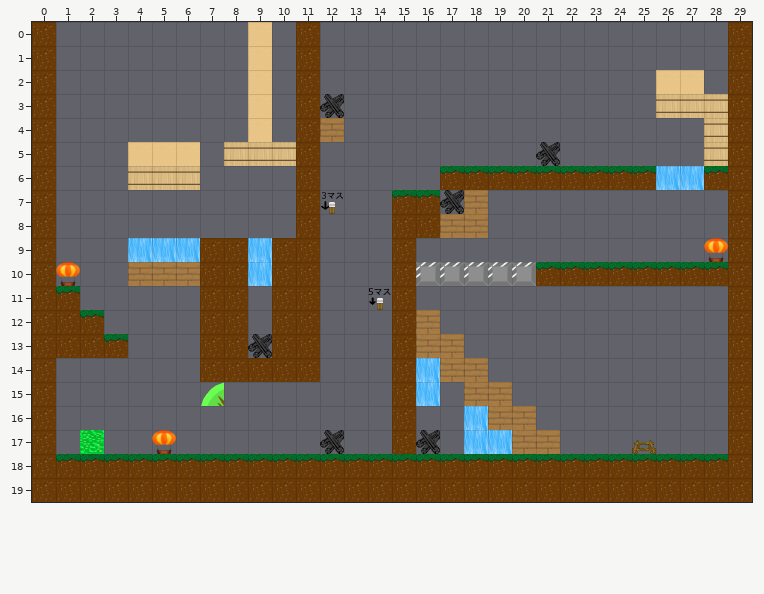
Two versions of a level (Tiled map, StageDesign/Ochiai/1－6.tmx). Above: the version before the commit.
Cells are 64x64 px. Shown: x 0..29, y 0..19.
After:
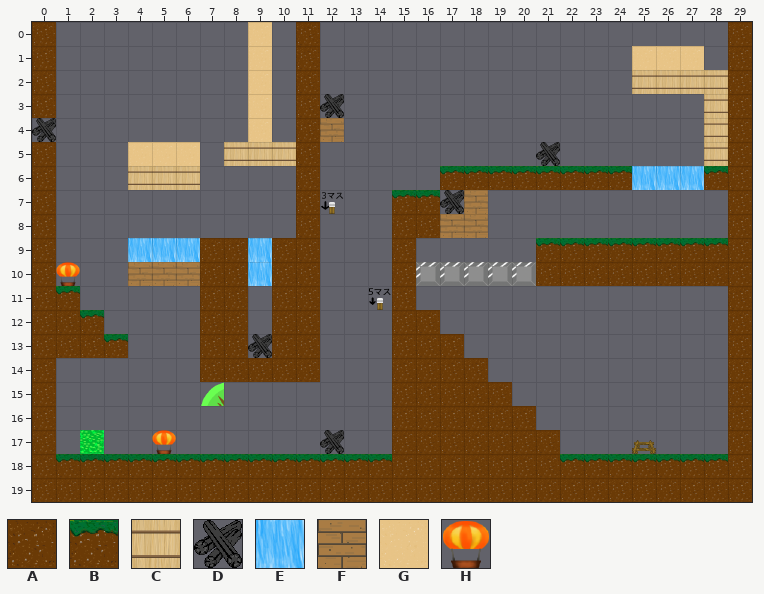
Key: from "TileMapSource": A 1, B 2, C 6, D 7, E 10, F 11, G 13, H 14.
_ is an empty cell.
Change:
{"where": "layer \"タイル・レイヤー1\""}
{"y":1,"x":25,"old":"___","new":"GGG"}
{"y":2,"x":25,"old":"_GG_","new":"CCCC"}
{"y":3,"x":26,"old":"CC","new":"__"}
{"y":4,"x":0,"old":"A","new":"D"}
{"y":6,"x":25,"old":"B","new":"E"}
{"y":9,"x":21,"old":"_______H","new":"BBBBBBBB"}
{"y":10,"x":21,"old":"BBBBBBBB","new":"AAAAAAAA"}
{"y":12,"x":16,"old":"F","new":"A"}
{"y":13,"x":16,"old":"FF","new":"AA"}
{"y":14,"x":16,"old":"EFF","new":"AAA"}
{"y":15,"x":16,"old":"E_FF","new":"AAAA"}
{"y":16,"x":16,"old":"__EFF","new":"AAAAA"}
{"y":17,"x":16,"old":"D_EEFF","new":"AAAAAA"}
{"y":18,"x":15,"old":"BBBBBBB","new":"AAAAAAA"}
{"label":"changed","picture_box":[632,46,728,118]}
{"label":"changed","picture_box":[32,118,56,142]}
{"label":"changed","picture_box":[632,166,656,190]}
{"label":"changed","picture_box":[536,238,728,271]}
{"label":"changed","picture_box":[392,310,560,463]}
